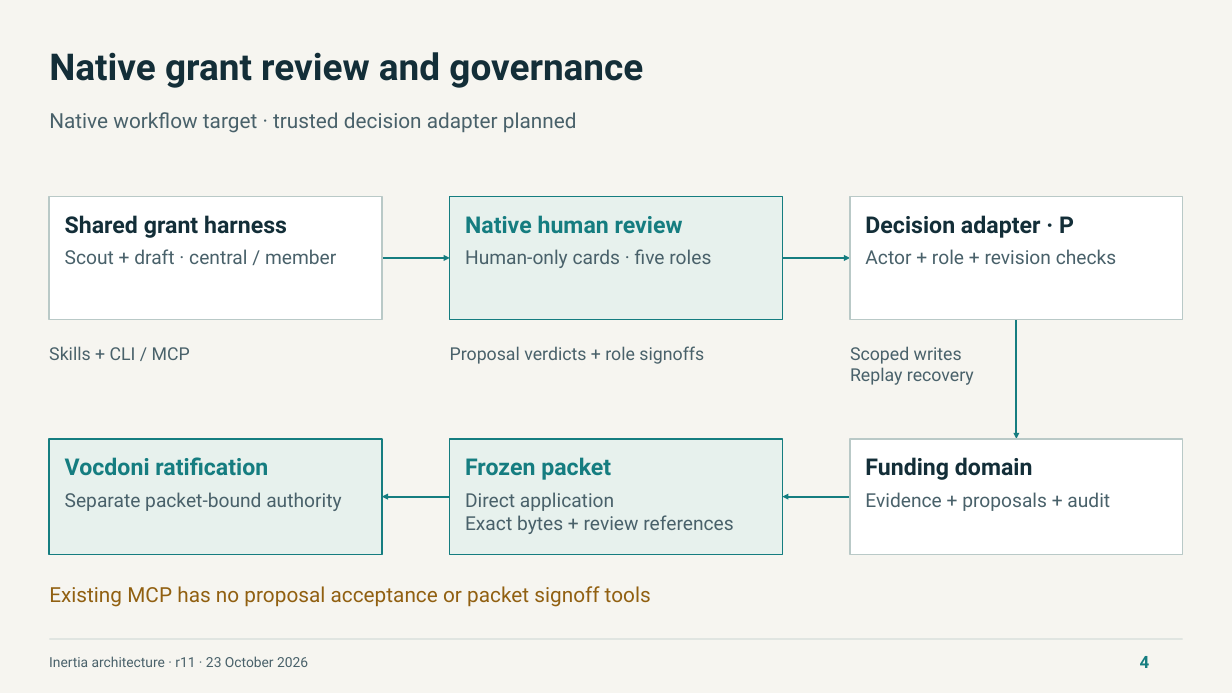
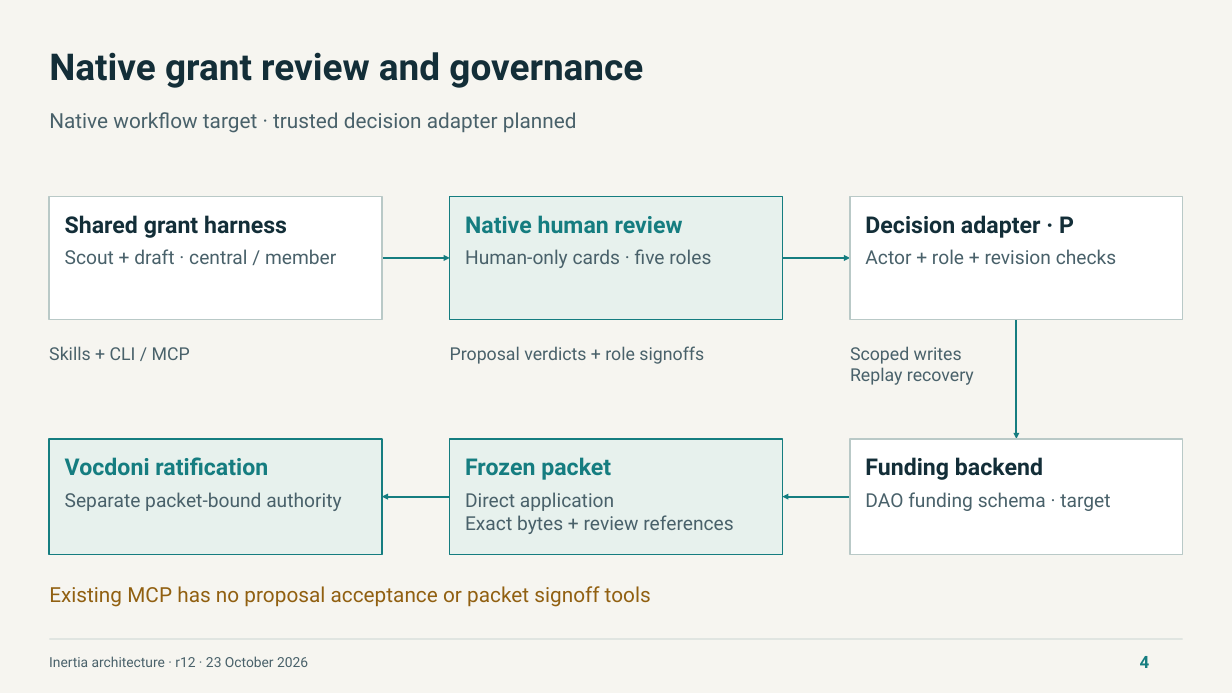
Before and after one commit to NetRxn/Inertia, a slide deck: slide 4 of Inertia-Architecture.pptx. Drawn at 1232x693 pixels with LibreOffice and Linux fonts; fonts in the diff are those of the drawing. Boxes give left, top, right and bottom in pixels: in the first picture for what was removed or moved away, otherwise in the second. Text is boxed around its words. In the diff, an @@ line names an element or a change of style, - is before the commit and + after.

Commit message:
docs: consolidate DAO PostgreSQL and Helix data architecture (r12)

```diff
--- a/Inertia-Architecture.pptx
+++ b/Inertia-Architecture.pptx
@@ text at box(865, 457, 1043, 480): text changed @@
-Funding domain
+Funding backend
@@ text at box(865, 492, 1110, 511): text changed @@
-Evidence + proposals + audit
+DAO funding schema · target
@@ text at box(49, 656, 308, 667): text changed @@
-Inertia architecture · r11 · 23 October 2026
+Inertia architecture · r12 · 23 October 2026
```
Also in this commit, not shown: 7 other slides changed, 16 other files.
